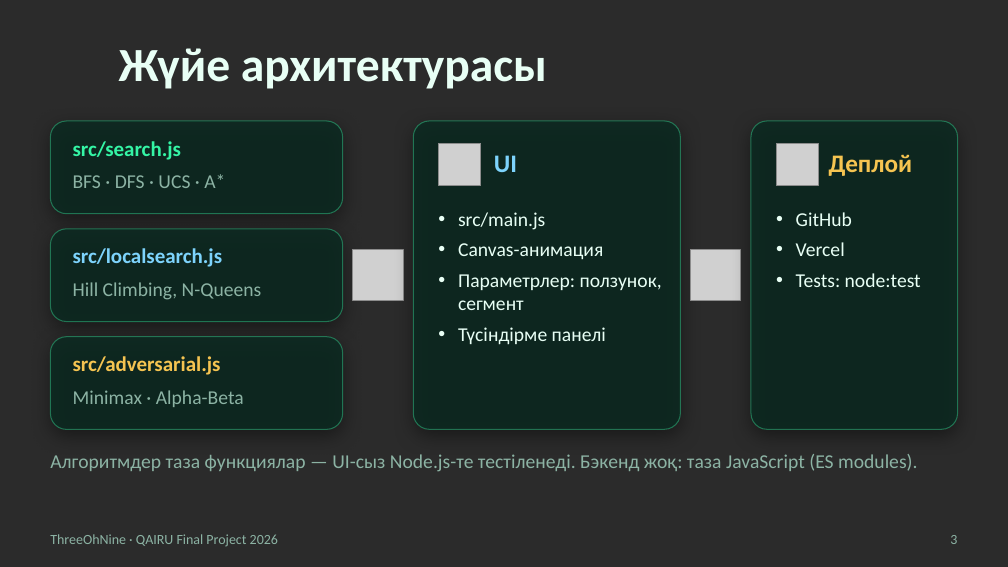
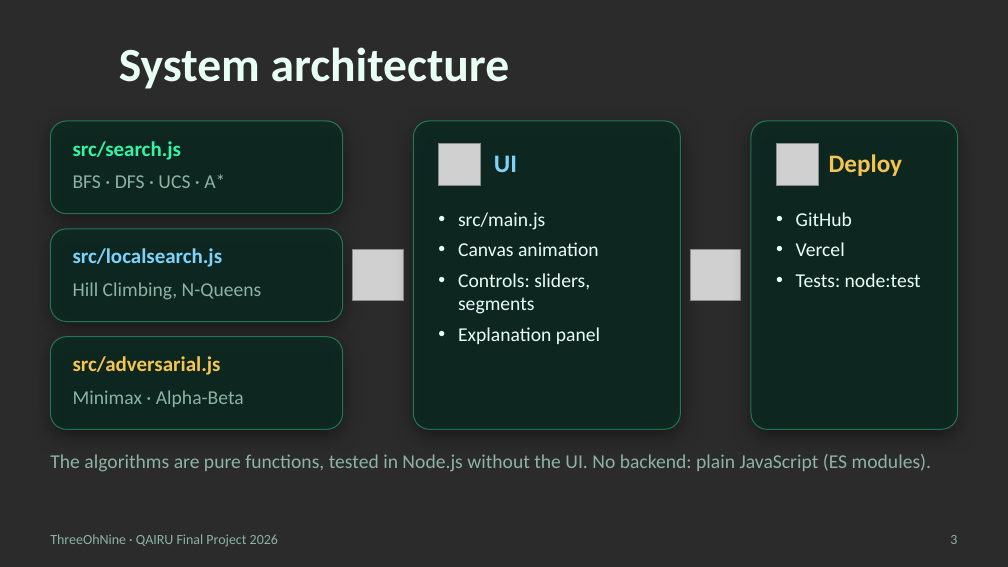
Before and after one commit to GGRANOX/ThreeOhNine, a slide deck: slide 3 of docs/ThreeOhNine-presentation.pptx. Drawn at 1008x567 pixels with LibreOffice and Linux fonts; fonts in the diff are those of the drawing; grey boxes stand for pictures; background and template pictures are left out; a plain dark background stands for a picture behind light text. Boxes give left, top, right and bottom in pixels: in the first picture for what was removed or moved away, otherwise in the second. Text is boxed around its words. In the diff, an @@ line names an element or a change of style, - is before the commit and + after.

```diff
--- a/docs/ThreeOhNine-presentation.pptx
+++ b/docs/ThreeOhNine-presentation.pptx
@@ title at (119,47,510,89): text changed @@
-Жүйе архитектурасы
+System architecture
@@ text at (829,154,903,176): text changed @@
-Деплой
+Deploy
@@ text at (458,242,600,344): text changed @@
-• Canvas-анимация
-• Параметрлер: ползунок, сегмент
-• Түсіндірме панелі
+• Canvas animation
+• Controls: sliders, segments
+• Explanation panel
@@ text at (50,454,932,472): text changed @@
-Алгоритмдер таза функциялар — UI-сыз Node.js-те тестіленеді. Бэкенд жоқ: таза JavaScript (ES modules).
+The algorithms are pure functions, tested in Node.js without the UI. No backend: plain JavaScript (ES modules).
```
Also in this commit, not shown: 5 other slides changed, 1 slide added, 1 slide removed, 18 other files.
